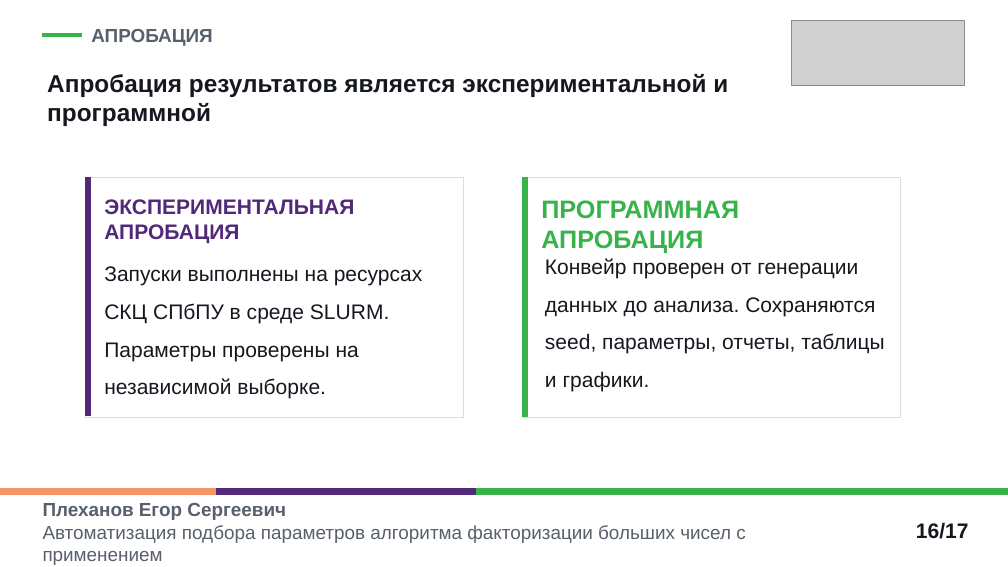
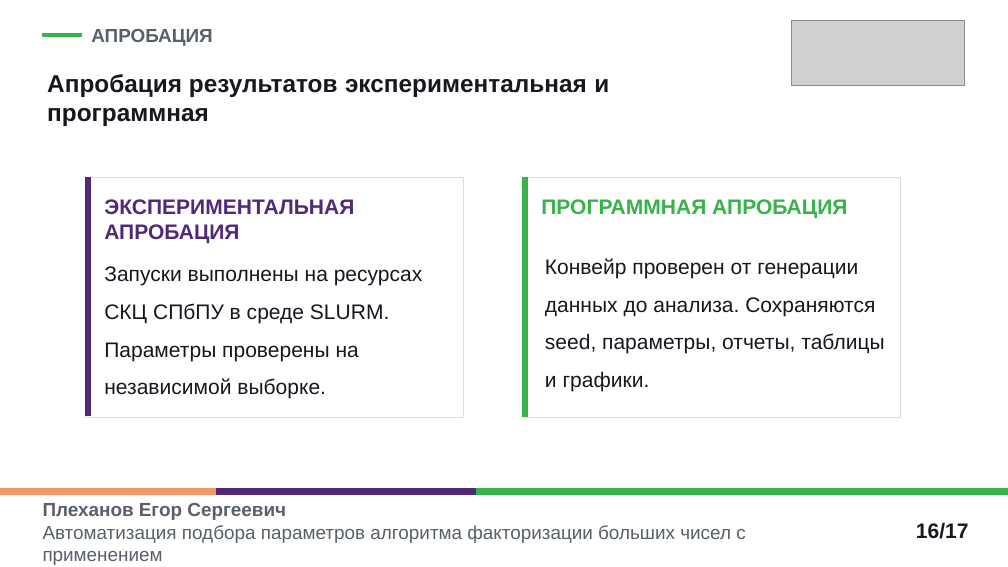
Before and after one commit to EgorPlehanov/ecm-evolutionary-optimization, a slide deck: slide 16 of REPORTS/06_thesis_defense_presentation/Plekhanov_thesis_defense_ECM_parameter_optimization_polytech.pptx. Drawn at 1008x567 pixels with LibreOffice and Linux fonts; fonts in the diff are those of the drawing; grey boxes stand for pictures. Boxes give left, top, right and bottom in pixels: in the first picture for what was removed or moved away, otherwise in the second. Text is boxed around its words. In the diff, an @@ line names an element or a change of style, - is before the commit and + after.

```diff
--- a/REPORTS/06_thesis_defense_presentation/Plekhanov_thesis_defense_ECM_parameter_optimization_polytech.pptx
+++ b/REPORTS/06_thesis_defense_presentation/Plekhanov_thesis_defense_ECM_parameter_optimization_polytech.pptx
@@ text at box(47, 74, 609, 126): text changed @@
-Апробация результатов является экспериментальной и программной
+Апробация результатов экспериментальная и программная
@@ text "ПРОГРАММНАЯ АПРОБАЦИЯ" at box(541, 199, 847, 218): size 24 to 20 pt @@
```
Also in this commit, not shown: 7 other slides changed, 1 other file.
